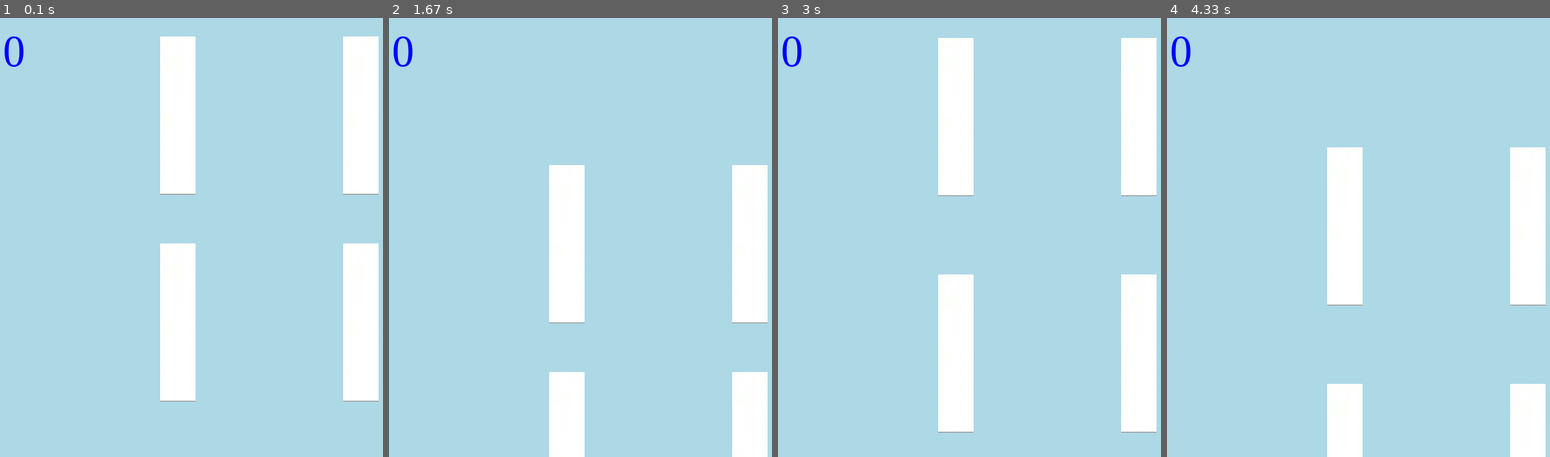
Above: before the commit, frames 1-4 (left to right).
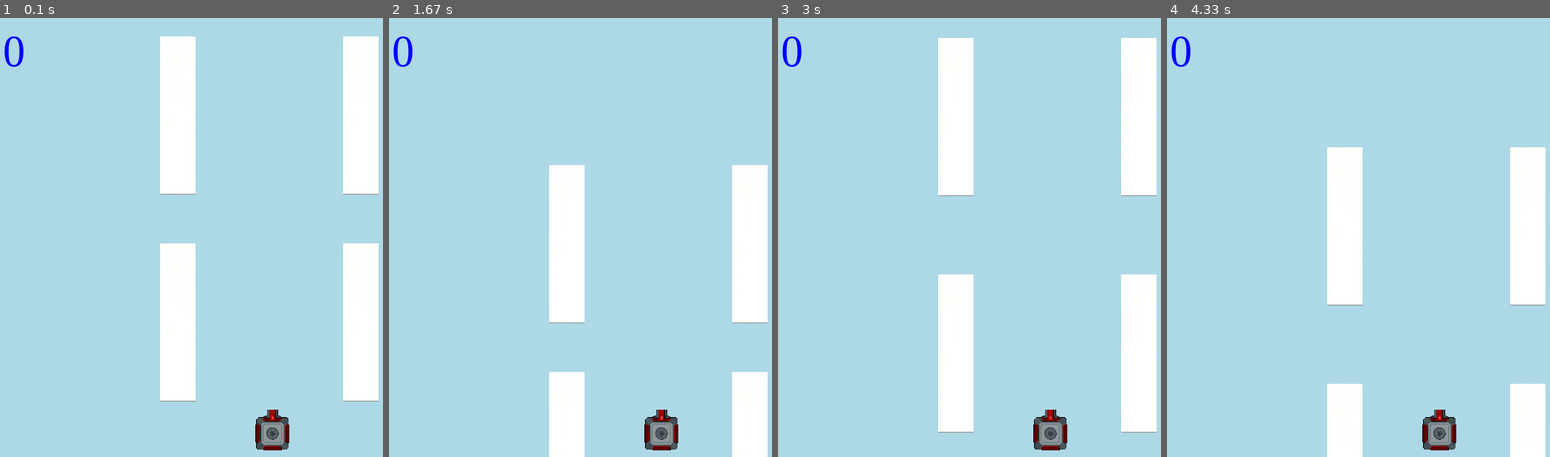
Above: after the commit, the same moments.

Repository: makuchaku/formula-one-racing-pygame
Game: pygame game, started from code/main.py
The game is run twice, just before and just after one commit, with the same random seed, the same clock (stepped at 60 frames per second) and the same inputs.
Inputs:
- Up to frame 1 (0.1 s): no input
- Up to frame 2 (1.67 s): no input
- Up to frame 3 (3 s): no input
- Up to frame 4 (4.33 s): no input

The runs differ from the first frame. In frame 1, 0.7% of the frame differs, in the area x 66-76%, y 89-99%; in frame 2, 0.7%; in frame 3, 0.7%; in frame 4, 0.7%.

Commit message:
working car and road dividers

Diff:
--- a/code/game.py
+++ b/code/game.py
@@ -5,44 +5,36 @@
 import random
 import time
 
-
 # width_or_height = 500
 screen_width = 800
 screen_height = 600
-pygame.font.init()
 
-
-line_image = pygame.image.load('../assets/line.png')
-line_1_x = 400
-line_1_y = 20
-line_1_change = 1
-
-
-
-
-window = pygame.display.set_mode((screen_width, screen_height))
-window.fill('light blue')
+sprite_box = 64
+speed = 1000
+num_sprites = 5
 
 tanks = []
 rockets = []
 dividers = []
-cars = []
-speed = 1000
-num_sprites = 5
 
 
 class Game:
 
     def __init__(self):
         self.energy_released = 0
-        # self.explosion_sound = pygame.mixer.music.load("explosion.wav")
+
+        # Init pygame
+        pygame.font.init()
+        window = pygame.display.set_mode((screen_width, screen_height))
+        window.fill('light blue')
+
+        # Init sound
         pygame.mixer.init()
         self.car = None
 
     # Creates all sprites
     def create_sprites(self):
-        self.car = Car(self, 500, 300, 64, 1)
-        # self.car.load()
+        self.car = Car(self, (screen_width-sprite_box)/2, (screen_height-sprite_box), sprite_box, 1)
 
         for i in range(3):
             divider1 = Divider(self, 400, 20, 64, i)
@@ -68,6 +60,10 @@
             if event.type == pygame.QUIT:
                 break
 
+            # Cleans the screen
+            ## ONLY DO THIS BEFORE RENDERING ALL SPRITES
+            window.fill('light blue')
+
             # Set up all positions
             # self.car.move_y(-1)
             # time.sleep(1/speed)
@@ -77,33 +73,30 @@
                 divider.move_y(1)
                 time.sleep(1/speed)
 
-            # Cleans the screen
-            window.fill('light blue')
-
             # Render dividers
             for divider in dividers:
                 divider.draw_divider(divider.sprite_x, divider.sprite_y)
 
-            # Checks for collisions
-            all_sprites = tanks + rockets
-            for sprite in all_sprites:
-                for other_sprite in all_sprites:
-                    if sprite.name != other_sprite.name:
-                        if sprite.check_and_change_direction(other_sprite) == True:
-                            if sprite.type == other_sprite.type:
-                                if sprite.killed == False and other_sprite.killed == False:
-                                    sprite.energy += 1
-                                    other_sprite.energy += 1
-                                    self.play_sound('../assets/punch.wav')
-                                    print('Sprite Energy', sprite.energy, 'Other Sprite Energy', other_sprite.energy)
-                            elif sprite.type != other_sprite.type:
-                                if sprite.killed == False and other_sprite.killed == False:
-                                    self.energy_released += (sprite.energy + other_sprite.energy)
-                                    sprite.kill_sprite()
-                                    other_sprite.kill_sprite()
-                                    # pygame.mixer.music.load("explosion.wav")
-                                    # pygame.mixer.music.play(loops=1)
-                                    self.play_sound('../assets/explosion.wav')
+            # # Checks for collisions
+            # all_sprites = tanks + rockets
+            # for sprite in all_sprites:
+            #     for other_sprite in all_sprites:
+            #         if sprite.name != other_sprite.name:
+            #             if sprite.check_and_change_direction(other_sprite) == True:
+            #                 if sprite.type == other_sprite.type:
+            #                     if sprite.killed == False and other_sprite.killed == False:
+            #                         sprite.energy += 1
+            #                         other_sprite.energy += 1
+            #                         self.play_sound('../assets/punch.wav')
+            #                         print('Sprite Energy', sprite.energy, 'Other Sprite Energy', other_sprite.energy)
+            #                 elif sprite.type != other_sprite.type:
+            #                     if sprite.killed == False and other_sprite.killed == False:
+            #                         self.energy_released += (sprite.energy + other_sprite.energy)
+            #                         sprite.kill_sprite()
+            #                         other_sprite.kill_sprite()
+            #                         # pygame.mixer.music.load("explosion.wav")
+            #                         # pygame.mixer.music.play(loops=1)
+            #                         self.play_sound('../assets/explosion.wav')
 
             for divider in dividers:
                 if divider.sprite_y == screen_height:
